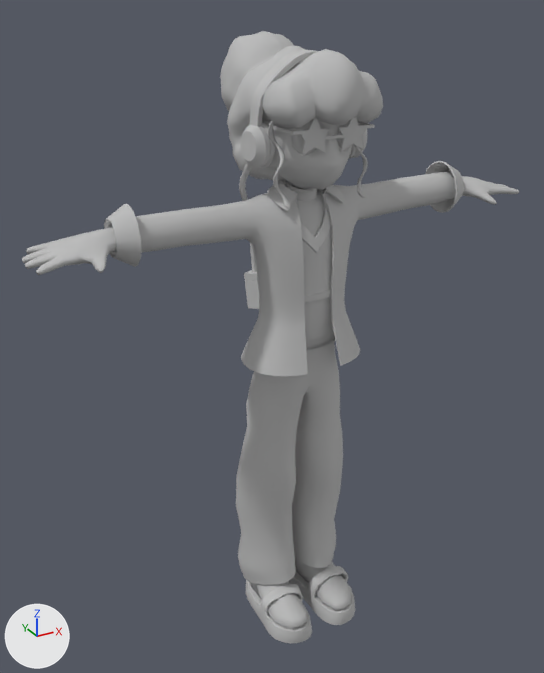
One commit to the FBX model Assets/Art/Models/Character_Model/ChipModel/Chip_ModelBase.fbx: the scene before it, then after it.
One viewpoint serves both versions: a 50 mm camera at (-1.27, -2.08, 2.22) aimed at (-0.04, 0.14, 1.11). The axes (+X, +Y, +Z) are drawn at lower left. The lights are the same throughout. Where no turn or scale is listed for an object, it has been applied to the vertices. Vertices at the same position are counted once.

The first picture shows 'SM_Chip_BaseModel'.
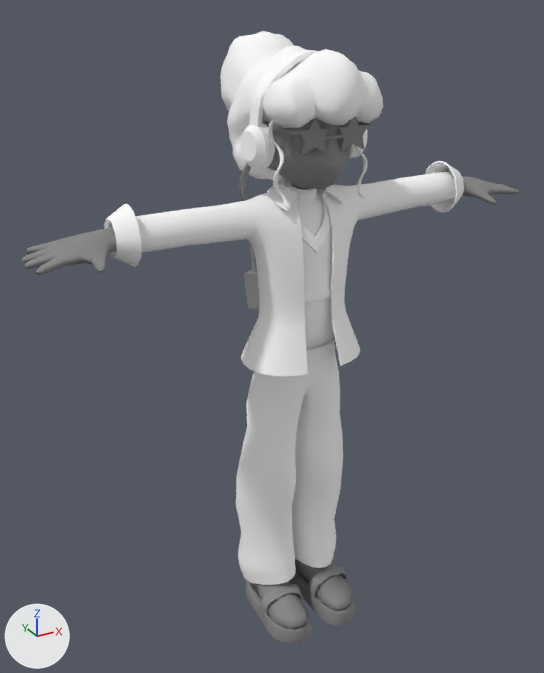
What differs and where, as boxes (x1, y1, x2, y2) in the pictures (544 x 673 px; the box of a moved part takes in the faces that stretch with it):
'SM_Chip_BaseModel', recoloured, surface changed: (22, 31, 519, 643) in both
part 1 of me_mesh, moved or reshaped: (304, 189, 324, 313) in both
part 2 of me_mesh, recoloured: (104, 31, 464, 585) in both

The change, as a diff of the scene's bpy script:
```diff
--- a/Assets/Art/Models/Character_Model/ChipModel/Chip_ModelBase.fbx.py
+++ b/Assets/Art/Models/Character_Model/ChipModel/Chip_ModelBase.fbx.py
@@ mat_blinn1 @@
 mat_blinn1 = principled_material('blinn1')
-mat_blinn1.base_color = (0.5, 0.5, 0.5)  # grey #bcbcbc
+mat_blinn1.base_color = (0.237, 0.237, 0.237)  # grey #868686
 mat_blinn1.roughness = 0.749
@@ mat_blinn2 @@
+mat_blinn2 = principled_material('blinn2')
+mat_blinn2.base_color = (1.0, 1.0, 1.0)  # white #ffffff
+mat_blinn2.roughness = 0.749
@@ me_mesh @@
 me_mesh.from_pydata(...)  # 7750 vertices, 7669 faces; spans x -0.9..0.9, y -0.25..0.42, z -0.03..2.14
 # used by ob_sm_chip_basemodel; location = (0.0, 0.0, 0.0)
+# me_mesh part 1: 36 vertices moved within x -0.18..0.17, y -0.09..0.1, z 1.32..1.65
+# me_mesh part 2: 5181 faces spanning x -0.65..0.65, y -0.25..0.42, z 0.02..2.14 switch from mat_blinn1 (grey #bcbcbc) to mat_blinn2 (white #ffffff)
```
